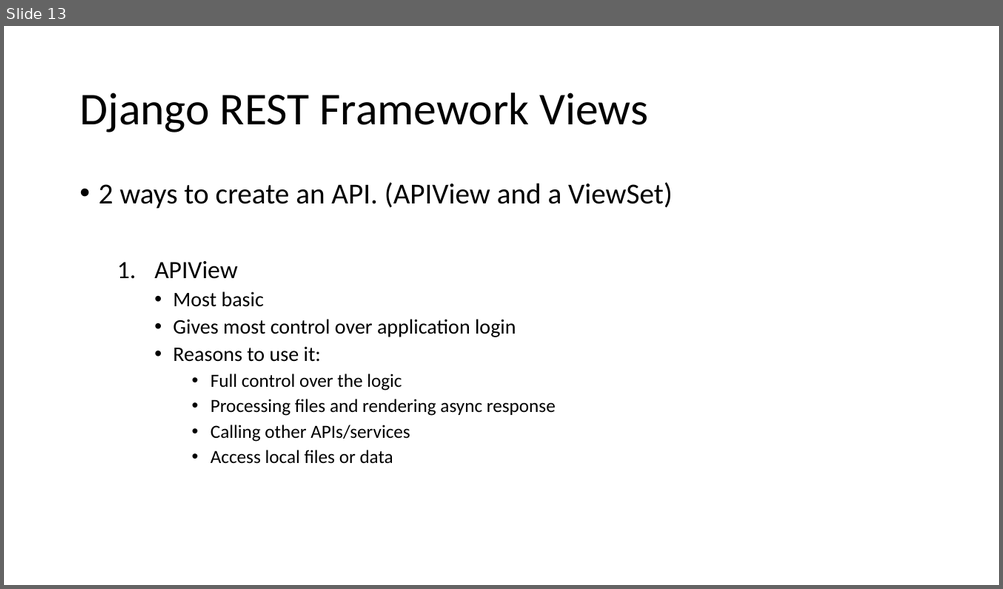
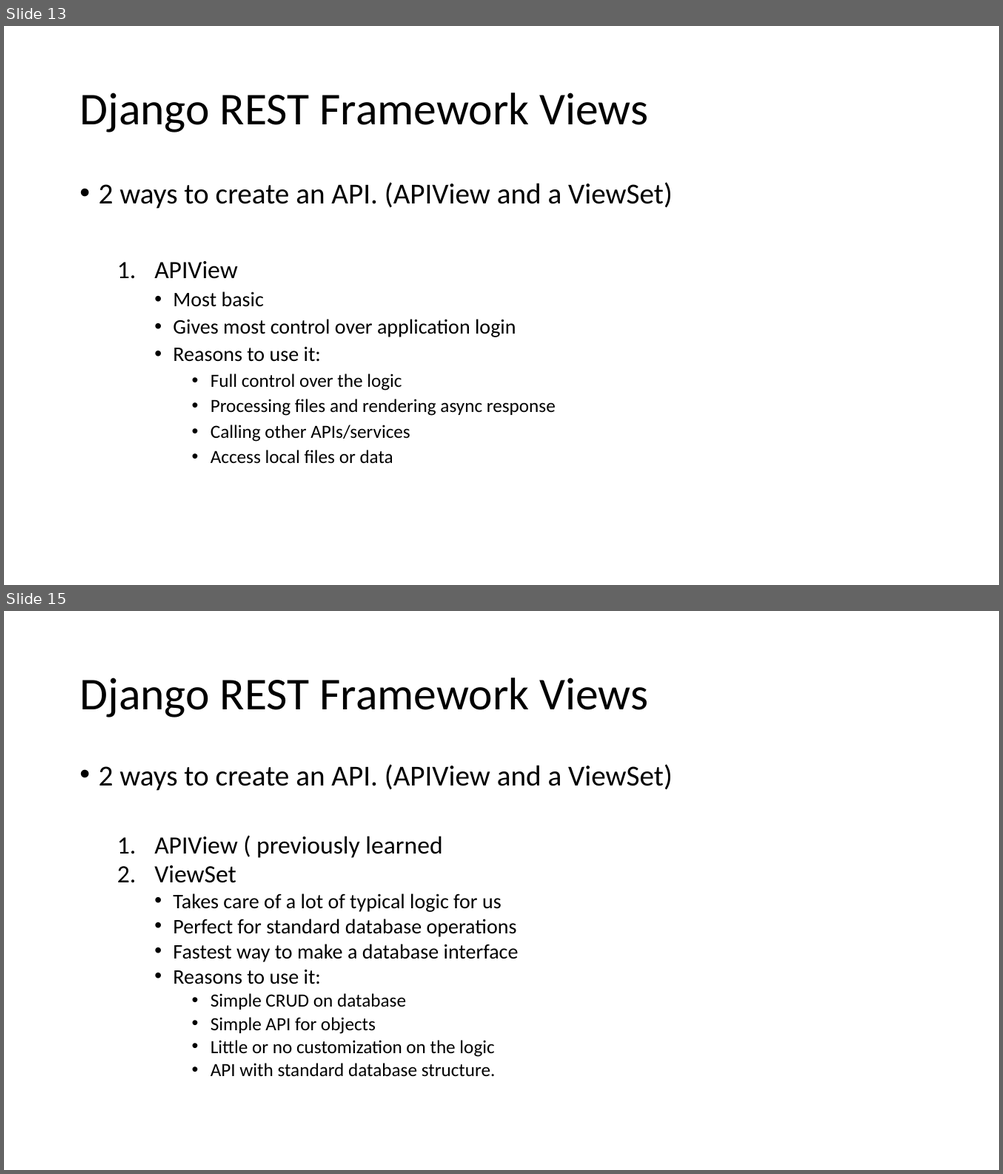
Before and after one commit to Smit24-git/profiles-rest-api, a slide deck: setup.pptx. Shown one above the other, each under a label of ours: slide 13 before the commit, slides 13 and 15 after it; the slides between them are not shown. The pictures are 1003x589 and 1003x1174 pixels, drawn with LibreOffice and Linux fonts; fonts in the diff are those of the drawing. Boxes give left, top, right and bottom in pixels: in the first picture for what was removed or moved away, otherwise in the second. Text is boxed around its words. In the diff, an @@ line names an element or a change of style, - is before the commit and + after.

Commit message:
added hello viewset api

```diff
--- a/setup.pptx
+++ b/setup.pptx
@@ slide 15 added at (x1=4, y1=611, x2=999, y2=1170), background #FFFFFF @@
@@ title added at (x1=79, y1=678, x2=648, y2=718), 44 pt, text #000000 @@
+Django REST Framework Views
@@ text added at (x1=99, y1=764, x2=672, y2=1077), 20 pt, text #000000 @@
+• 2 ways to create an API. (APIView and a ViewSet)
+  1. APIView ( previously learned
+  2. ViewSet
+    • Takes care of a lot of typical logic for us
+    • Perfect for standard database operations
+    • Fastest way to make a database interface
+    • Reasons to use it:
+      • Simple CRUD on database
+      • Simple API for objects
+      • Little or no customization on the logic
+      • API with standard database structure.
```
Also in this commit, not shown: 1 slide changed, 2 other slides added, 2 other files.
